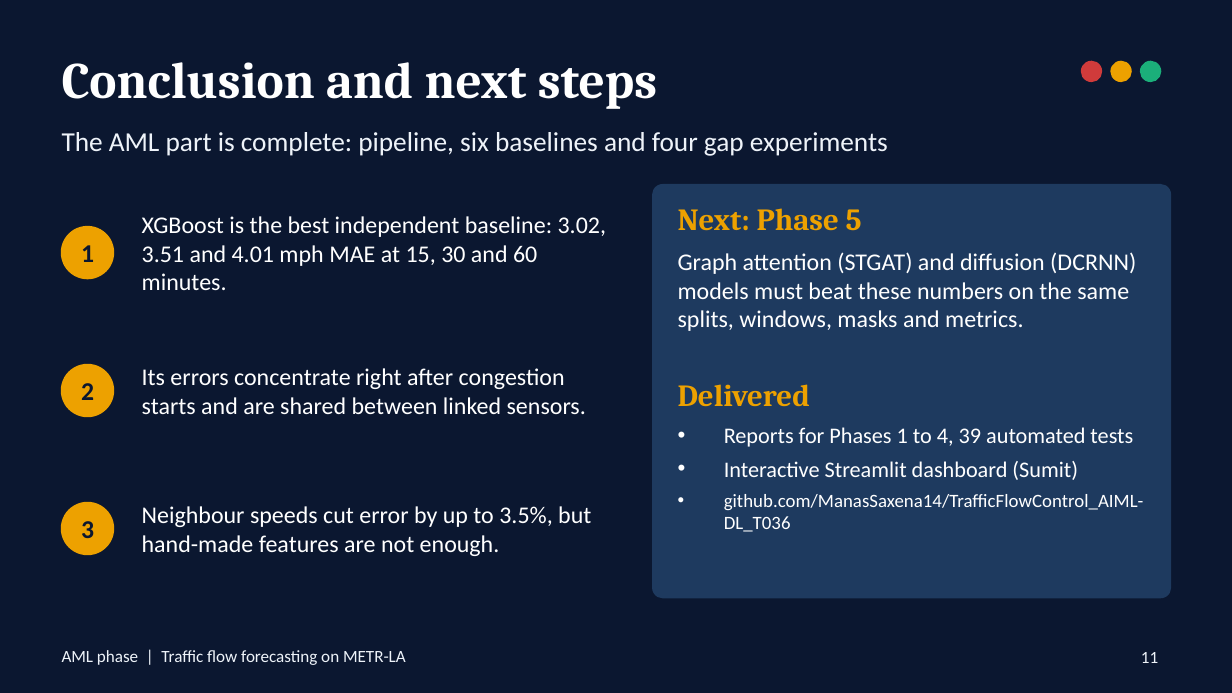
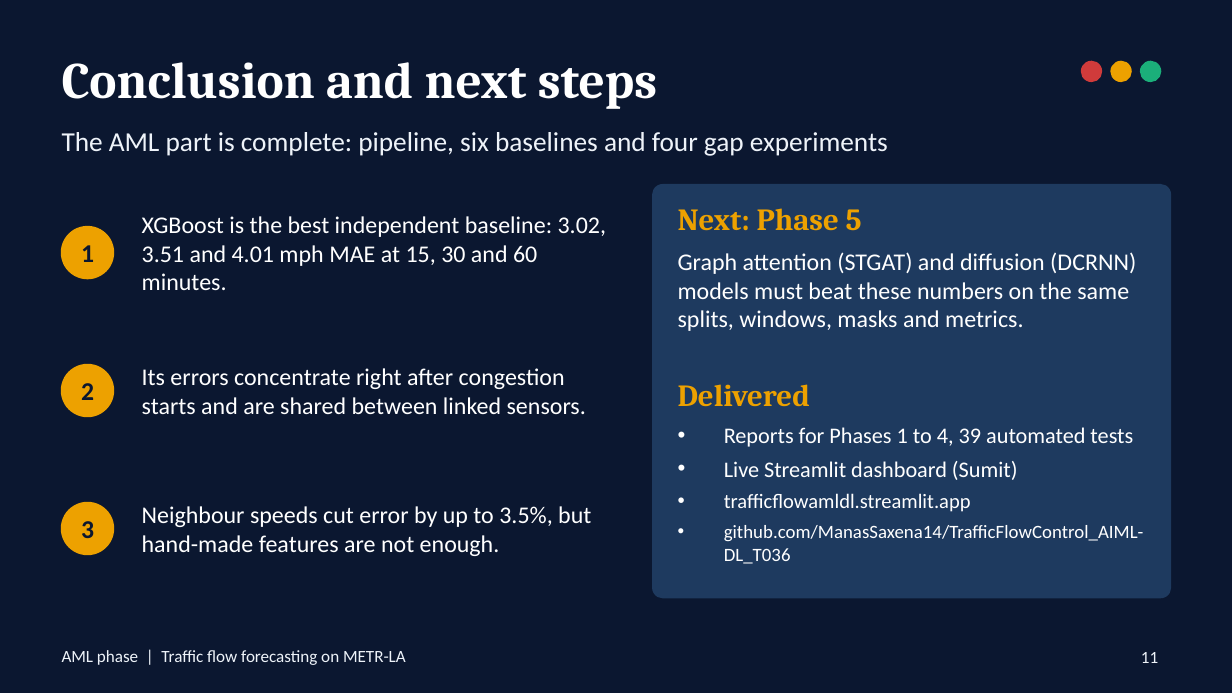
Before and after one commit to ManasSaxena14/TrafficFlowControl_AIML-DL_T036, a slide deck: slide 11 of docs/presentation/AML_Traffic_Flow_Forecasting.pptx. Drawn at 1232x693 pixels with LibreOffice and Linux fonts; fonts in the diff are those of the drawing. Boxes give left, top, right and bottom in pixels: in the first picture for what was removed or moved away, otherwise in the second. Text is boxed around its words. In the diff, an @@ line names an element or a change of style, - is before the commit and + after.

Commit message:
Mention the live dashboard in the report and slides
Adds the deployed dashboard URL to the report cover and repository section and to the closing slide, and regenerates the report data (25 commits at generation), Word and PDF report and the deck.

```diff
--- a/docs/presentation/AML_Traffic_Flow_Forecasting.pptx
+++ b/docs/presentation/AML_Traffic_Flow_Forecasting.pptx
@@ text at (724, 461, 1018, 512): text changed; size 13 to 12 pt @@
-• Interactive Streamlit dashboard (Sumit)
+• Live Streamlit dashboard (Sumit)
+• trafficflowamldl.streamlit.app
```
Also in this commit, not shown: 4 other files.
